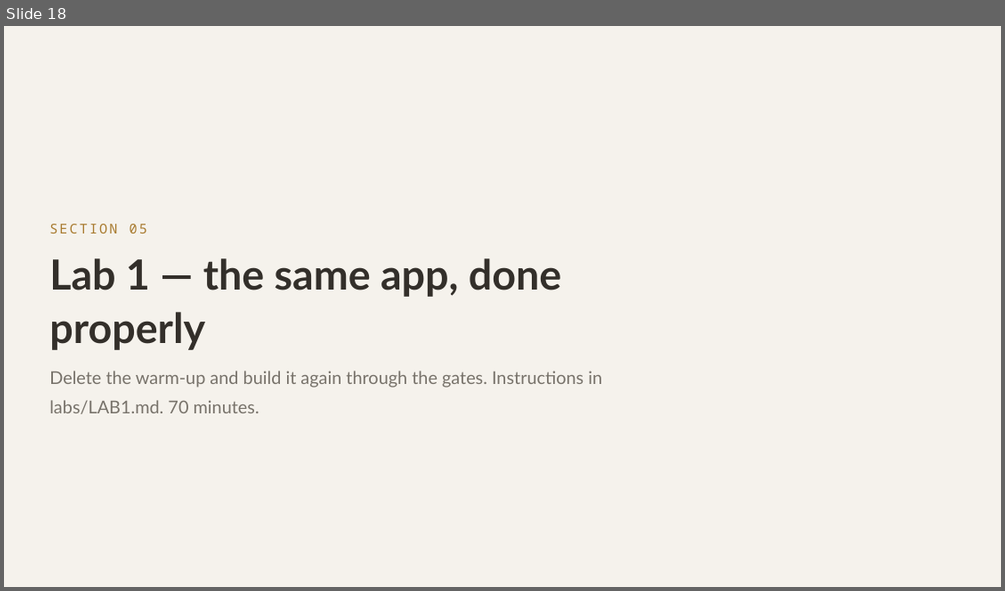
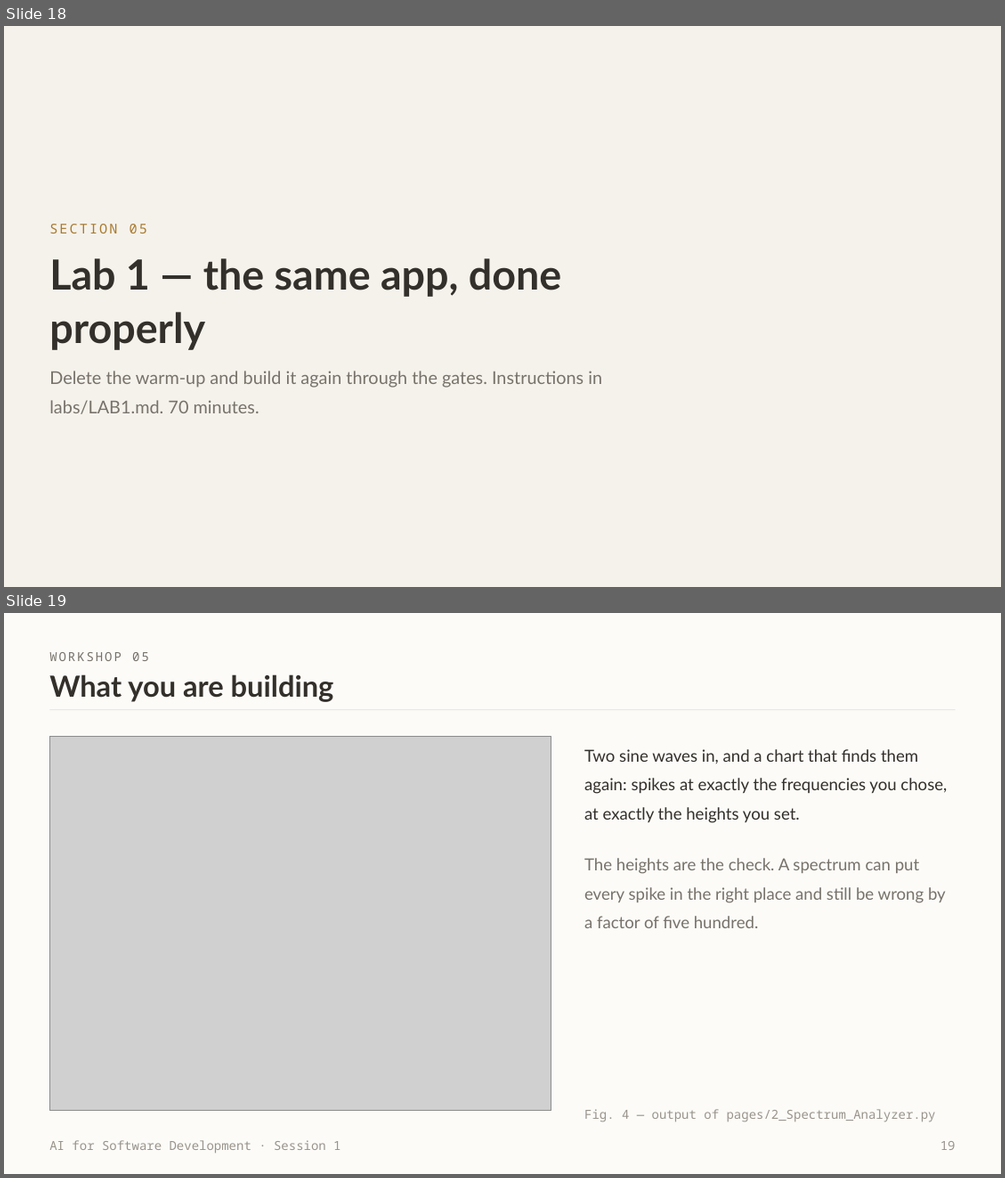
Before and after one commit to witchapong/ai-for-software-dev, a slide deck: slides/Session 1 - Meet Your Agent.pptx. Shown one above the other, each under a label of ours: slide 18 before the commit, slides 18 and 19 after it. The pictures are 1005x591 and 1005x1178 pixels, drawn with LibreOffice and Linux fonts; fonts in the diff are those of the drawing; grey boxes stand for pictures. Boxes give left, top, right and bottom in pixels: in the first picture for what was removed or moved away, otherwise in the second. Text is boxed around its words. In the diff, an @@ line names an element or a change of style, - is before the commit and + after.

```diff
--- a/slides/Session 1 - Meet Your Agent.pptx
+++ b/slides/Session 1 - Meet Your Agent.pptx
@@ slide 19 added at (x1=4, y1=613, x2=1001, y2=1174), background #FCFBF8 @@
@@ text added at (x1=49, y1=652, x2=149, y2=661), 12 pt, text #77726A @@
+WORKSHOP 05
@@ text added at (x1=49, y1=674, x2=334, y2=702), 28 pt, text #332F2A, bold @@
+What you are building
@@ rectangle added at (x1=49, y1=709, x2=955, y2=710), fill #E1DED7 @@
@@ picture added at (x1=49, y1=737, x2=551, y2=1111) @@
@@ text added at (x1=584, y1=749, x2=947, y2=823), 16 pt, text #332F2A @@
+Two sine waves in, and a chart that finds them again: spikes at exactly the frequencies you chose, at exactly the heights you set.
@@ text added at (x1=584, y1=858, x2=946, y2=928), 16 pt, text #77726A @@
+The heights are the check. A spectrum can put every spike in the right place and still be wrong by a factor of five hundred.
@@ text added at (x1=584, y1=1109, x2=936, y2=1122), 12 pt, text #99948B @@
+Fig. 4 — output of pages/2_Spectrum_Analyzer.py
@@ text added at (x1=49, y1=1140, x2=340, y2=1152), 12 pt, text #99948B @@
+AI for Software Development · Session 1
@@ text added at (x1=940, y1=1141, x2=955, y2=1150), 12 pt, text #99948B @@
+19
```
Also in this commit, not shown: 7 slides changed, 1 other slide added, 1 slide removed, 7 other files.
